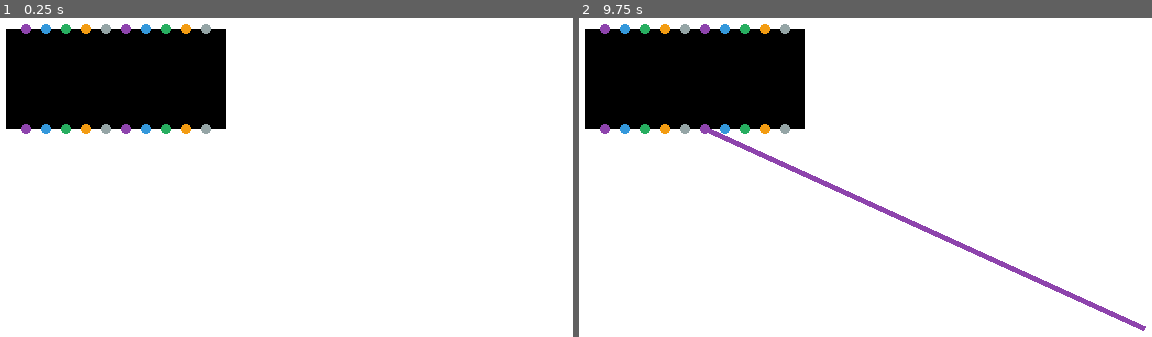
Above: before the commit, frames 1-2 (left to right).
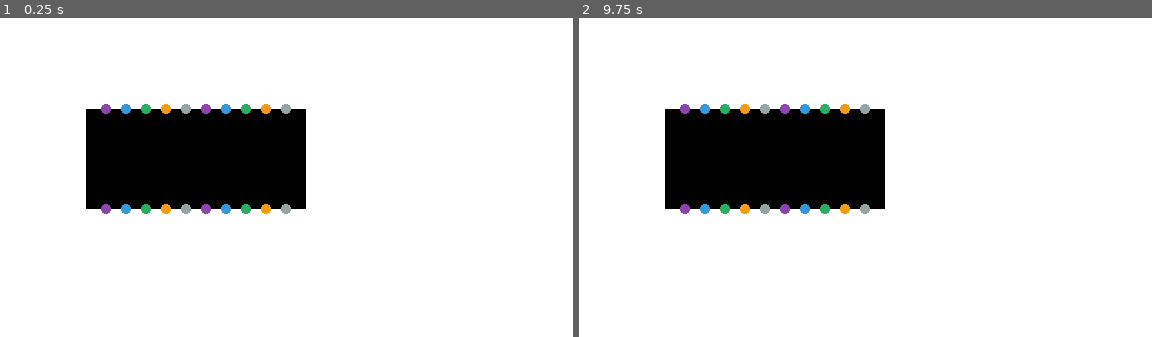
Above: after the commit, the same moments.

Repository: jcronenberg/crISP
Game: Godot game, scene res://scenes/main.tscn
Same seed, same stepped clock (60 frames per second), same inputs: the game is played once before the commit and once after it.
Inputs (mouse positions are in pixels of both pictures, inside the frame that each line leads up to):
- Up to frame 1 (0.25 s): no input
- Up to frame 2 (9.75 s): tap Enter at 0.5, 2, 3.5 s; move the mouse to (607, 27) at 0.52 s; press the mouse at (607, 27) at 0.53 s; tap Space at 1.25, 2.75, 4.25 s; move the mouse to (607, 129) at 1.27 s; release the mouse at (607, 129) at 1.28 s; right-click (607, 129) at 1.35 s; click (607, 129) at 1.42 s; move the mouse to (624, 27) at 2.02 s; press the mouse at (624, 27) at 2.03 s; move the mouse to (624, 129) at 2.77 s; release the mouse at (624, 129) at 2.78 s; right-click (624, 129) at 2.85 s; click (624, 129) at 2.92 s; move the mouse to (647, 27) at 3.52 s; press the mouse at (647, 27) at 3.53 s; move the mouse to (647, 129) at 4.27 s; release the mouse at (647, 129) at 4.28 s; right-click (647, 129) at 4.35 s; click (647, 129) at 4.42 s; move the mouse to (664, 27) at 5.02 s; press the mouse at (664, 27) at 5.03 s; move the mouse to (664, 129) at 5.77 s; release the mouse at (664, 129) at 5.78 s; right-click (664, 129) at 5.85 s; click (664, 129) at 5.92 s; move the mouse to (682, 27) at 6.52 s; press the mouse at (682, 27) at 6.53 s; move the mouse to (682, 129) at 7.27 s; release the mouse at (682, 129) at 7.28 s; right-click (682, 129) at 7.35 s; click (682, 129) at 7.42 s; move the mouse to (705, 27) at 8.02 s; press the mouse at (705, 27) at 8.03 s; move the mouse to (705, 129) at 8.77 s; release the mouse at (705, 129) at 8.78 s; right-click (705, 129) at 8.85 s; click (705, 129) at 8.92 s; move the mouse to (1140, 321) at 9.52 s; press the mouse at (1140, 321) at 9.53 s

The runs differ from the first frame. In frame 1, 22% of the frame differs, in the area x 1-54%, y 1-62%; in frame 2, 23%, in the area x 1-99%, y 1-99%.

Commit message:
Make cable a dotted line
In the future the should be two cable types but for now dotted is the default as
the other is easier to reproduce.

Diff:
--- a/scenes/cable.tscn
+++ b/scenes/cable.tscn
@@ -1,11 +1,16 @@
-[gd_scene load_steps=2 format=3 uid="uid://bq552v5l6r06i"]
+[gd_scene load_steps=3 format=3 uid="uid://bq552v5l6r06i"]
 
 [ext_resource type="Script" path="res://scripts/Cable.gd" id="1_sr31f"]
+[ext_resource type="Texture2D" uid="uid://cgvodk1fn54p2" path="res://assets/dashed-line.png" id="1_w6pg7"]
 
 [node name="Cable" type="Line2D"]
+texture_filter = 5
+texture_repeat = 2
 points = PackedVector2Array(0, 0)
 width = 5.0
 default_color = Color(0, 0, 0, 1)
+texture = ExtResource("1_w6pg7")
+texture_mode = 1
 joint_mode = 2
 round_precision = 32
 antialiased = true
--- a/scenes/main.tscn
+++ b/scenes/main.tscn
@@ -18,4 +18,4 @@
 [node name="Cables" type="Node2D" parent="."]
 
 [node name="Switch" parent="." instance=ExtResource("1_ttjah")]
-position = Vector2(20, 20)
+position = Vector2(100, 100)
Binary file added: assets/dashed-line.png
Not shown, added: assets/dashed-line.png.import
